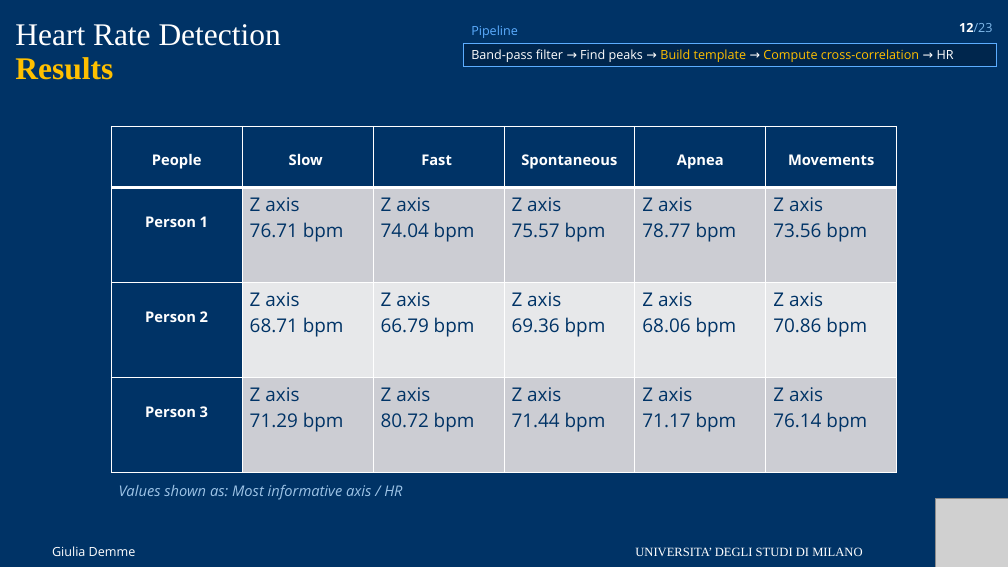
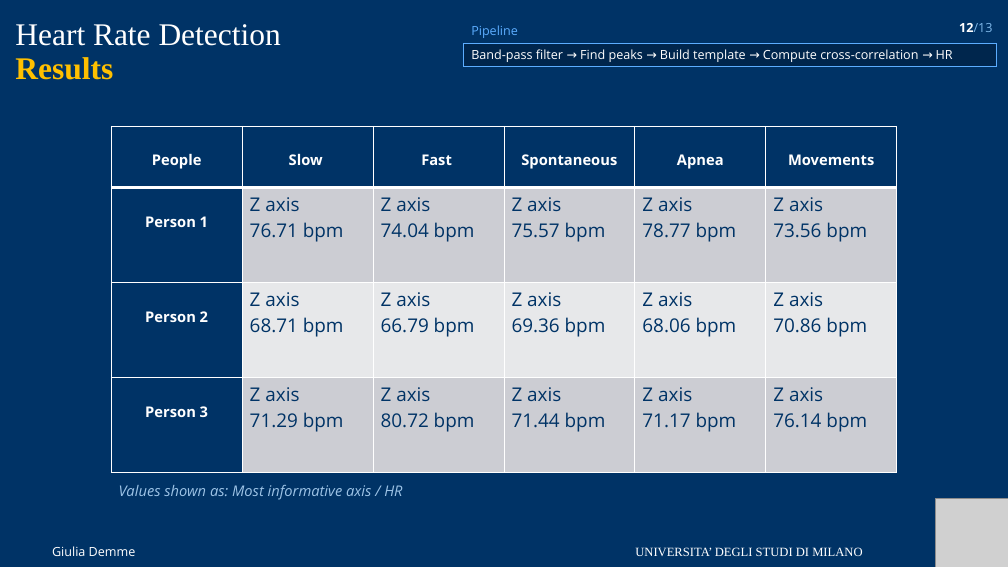
Before and after one commit to GiuliaDemme/accelerometer-based-rr-hr-estimate, a slide deck: slide 13 of bsp_project_presentation.pptx. Drawn at 1008x567 pixels with LibreOffice and Linux fonts; fonts in the diff are those of the drawing; grey boxes stand for pictures. Boxes give left, top, right and bottom in pixels: in the first picture for what was removed or moved away, otherwise in the second. Text is boxed around its words. In the diff, an @@ line names an element or a change of style, - is before the commit and + after.

```diff
--- a/bsp_project_presentation.pptx
+++ b/bsp_project_presentation.pptx
@@ text at (959, 23, 992, 32): text changed @@
-12/23
+12/13
@@ rectangle "Band-pass filter → Find peaks ..." at (464, 44, 997, 67): text colour #FFC000 to #FFFFFF in "Build template Compute cross-correlation" @@
```
Also in this commit, not shown: 12 other slides changed.
